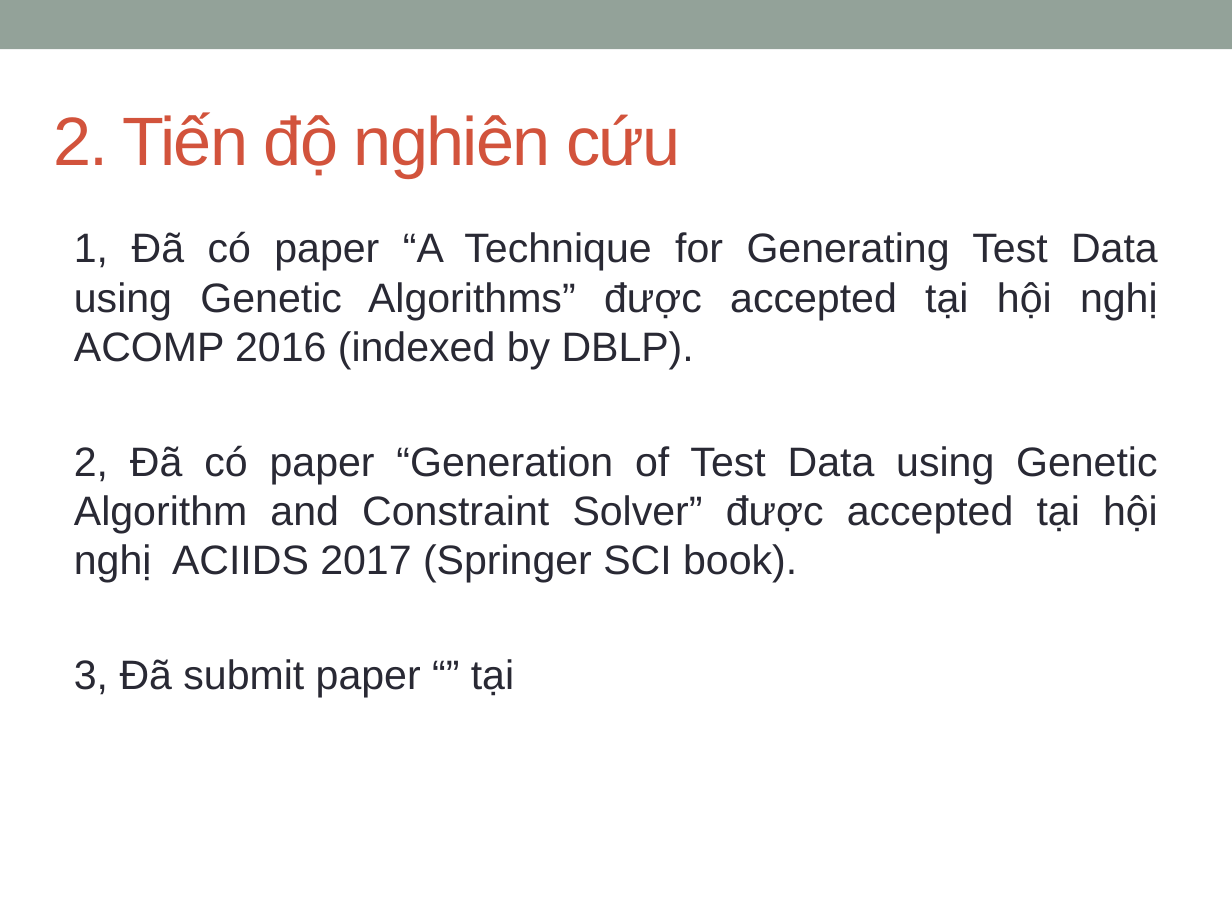
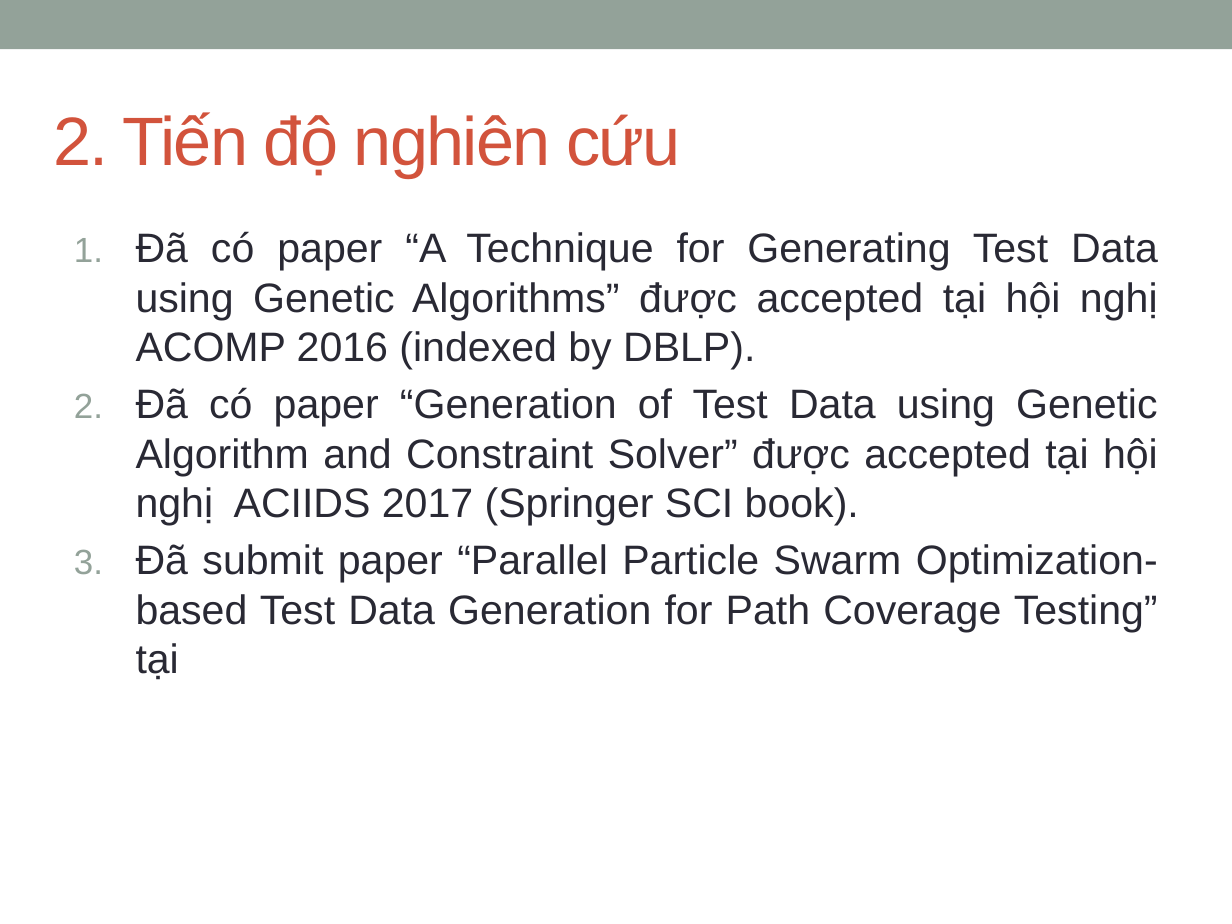
Before and after one commit to dinhngocthi/GAsource, a slide deck: slide 6 of CFT4CUnitSrc/src/report/DinhNgocThi-BaocaotiendoNCS.pptx (slide 5 before the commit). Drawn at 1232x924 pixels with LibreOffice and Linux fonts; fonts in the diff are those of the drawing. Boxes give left, top, right and bottom in pixels: in the first picture for what was removed or moved away, otherwise in the second. Text is boxed around its words. In the diff, an @@ line names an element or a change of style, - is before the commit and + after.

```diff
--- a/CFT4CUnitSrc/src/report/DinhNgocThi-BaocaotiendoNCS.pptx
+++ b/CFT4CUnitSrc/src/report/DinhNgocThi-BaocaotiendoNCS.pptx
@@ text at (x1=136, y1=231, x2=1158, y2=680): text changed @@
-1, Đã có paper “A Technique for Generating Test Data using Genetic Algorithms” được accepted tại hội nghị ACOMP 2016 (indexed by DBLP).
-2, Đã có paper “Generation of Test Data using Genetic Algorithm and Constraint Solver” được accepted tại hội nghị ACIIDS 2017 (Springer SCI book).
-3, Đã submit paper “” tại
+1. Đã có paper “A Technique for Generating Test Data using Genetic Algorithms” được accepted tại hội nghị ACOMP 2016 (indexed by DBLP).
+2. Đã có paper “Generation of Test Data using Genetic Algorithm and Constraint Solver” được accepted tại hội nghị ACIIDS 2017 (Springer SCI book).
+3. Đã submit paper “Parallel Particle Swarm Optimization-based Test Data Generation for Path Coverage Testing” tại
```
Also in this commit, not shown: 2 other slides changed, 1 slide added, 1 other file.
